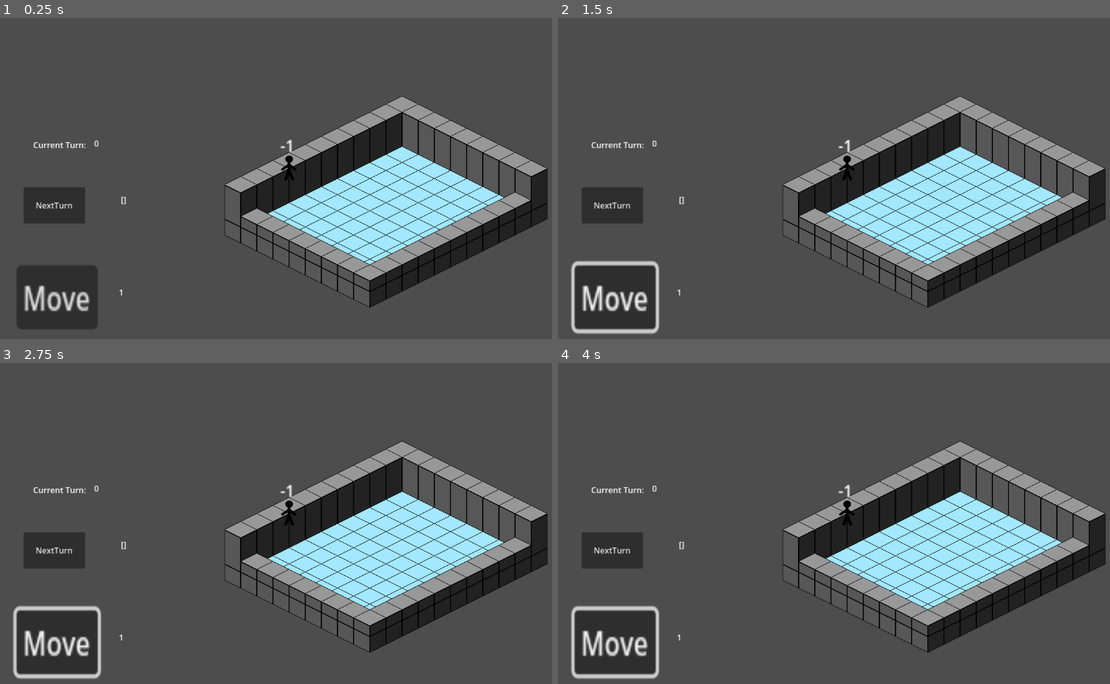
Above: before the commit, frames 1-4 (two rows, left to right).
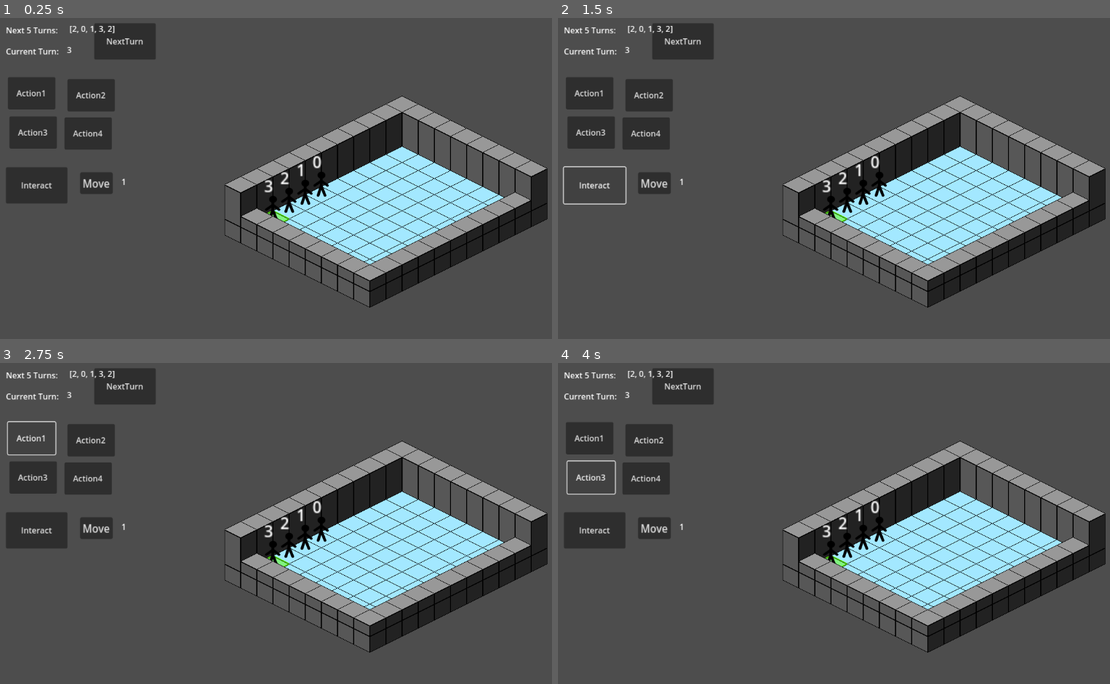
Above: after the commit, the same moments.

Repository: ScottHo/tactics
Game: Godot game, scene res://level.tscn
Two runs of this game, one before a commit and one after it. Both use one fixed random seed, a clock stepped at 60 frames per second and the inputs below.
Inputs (mouse positions are in pixels of both pictures, inside the frame that each line leads up to):
- Up to frame 1 (0.25 s): no input
- Up to frame 2 (1.5 s): click "Move" at 0.5 s; click (596, 184) at 1.25 s, where only the run after the commit has a clickable "Interact"
- Up to frame 3 (2.75 s): click (33, 436) at 2 s, where only the run after the commit has a clickable "Action1"
- Up to frame 4 (4 s): click (651, 440) at 2.75 s, where only the run after the commit has a clickable "Action2"; click (591, 478) at 3.5 s, where only the run after the commit has a clickable "Action3"

The runs differ from the first frame. In frame 1, 9.9% of the frame differs, in the area x 1-60%, y 1-97%; in frame 2, 9.9%; in frame 3, 9.9%; in frame 4, 10%, in the area x 1-60%, y 1-99%.
Error before the commit: Invalid call. Nonexistent function 'pointToGlobal' in base 'Node2D (MoveService)'. (res://level.gd:34)
Error after the commit: Invalid access to property or key 'button_down' on a base object of type 'null instance'. (res://menu.gd:28)

Commit message:
Refactor menu, add 4 action buttons and an interact button

Diff:
--- a/level.gd
+++ b/level.gd
@@ -3,6 +3,7 @@
 @onready var moveService: MoveService = $MoveService
 @onready var menuService: MenuService = $MenuService
 @onready var turnService: TurnService = $TurnService
+@onready var tileMap: MainTileMap = $TileMap
 @onready var highlightMap: HighlightMap = $HighlightMap
 var current_turn_id: int = -1
 var state: State = State.new()
@@ -31,7 +32,7 @@
     ally1.location = Vector2i(1,0)
     var sprite1 = load("res://character_body_2d.tscn").instantiate()
     add_child(sprite1)
-    sprite1.global_position = moveService.pointToGlobal(ally1.location)
+    sprite1.global_position = tileMap.pointToGlobal(ally1.location)
     ally1.sprite = sprite1
     var id1 = state.addAlly(ally1)
     sprite1.setLabel(str(id1))
@@ -42,7 +43,7 @@
     ally2.location = Vector2i(1,1)
     var sprite2 = load("res://character_body_2d.tscn").instantiate()
     add_child(sprite2)
-    sprite2.global_position = moveService.pointToGlobal(ally2.location)
+    sprite2.global_position = tileMap.pointToGlobal(ally2.location)
     ally2.sprite = sprite2
     var id2 = state.addAlly(ally2)
     sprite2.setLabel(str(id2))
@@ -53,7 +54,7 @@
     ally3.location = Vector2i(1,2)
     var sprite3 = load("res://character_body_2d.tscn").instantiate()
     add_child(sprite3)
-    sprite3.global_position = moveService.pointToGlobal(ally3.location)
+    sprite3.global_position = tileMap.pointToGlobal(ally3.location)
     ally3.sprite = sprite3
     var id3 = state.addAlly(ally3)
     sprite3.setLabel(str(id3))
@@ -64,7 +65,7 @@
     ally4.location = Vector2i(1,3)
     var sprite4  = load("res://character_body_2d.tscn").instantiate()
     add_child(sprite4)
-    sprite4.global_position = moveService.pointToGlobal(ally4.location)
+    sprite4.global_position = tileMap.pointToGlobal(ally4.location)
     ally4.sprite = sprite4
     var id4 = state.addAlly(ally4)
     sprite4.setLabel(str(id4))
--- a/menu.gd
+++ b/menu.gd
@@ -3,39 +3,46 @@
 var _state: State
 signal moveActionInitiate
 signal nextTurnActionInitiate
-@onready var moveButton = $Control/Button
-@onready var label = $Control/Label
+signal interactActionInitiate
+signal action1Initiate
+signal action2Initiate
+signal action3Initiate
+signal action4Initiate
+@onready var moveButton: Button = $Control/MoveButton
+@onready var nextTurnButton: Button = $Control/TurnButton
+@onready var interactButton: Button = $Control/InteractButton
+@onready var action1Button: Button = $Control/ActionTree/Action1Button
+@onready var action2Button: Button = $Control/ActionTree/Action2Button
+@onready var action3Button: Button = $Control/ActionTree/Action3Button
+@onready var action4Button: Button = $Control/ActionTree/Action4Button
+@onready var numMovesLabel: Label = $Control/NumMovesLabel
+@onready var currentTurnLabel: Label = $Control/TurnLabelsContainer/CurrentTurnLabel
+@onready var futureTurnsLabel: Label = $Control/TurnLabelsContainer/FutureTurnsLabel
+
+
 # Called when the node enters the scene tree for the first time.
 func _ready():
-    moveButton.button_down.connect(emitMoveButton)
-    $Control/Button2.button_down.connect(emitNextTurn)
-    pass # Replace with function body.
-
-
-# Called every frame. 'delta' is the elapsed time since the previous frame.
-func _process(delta):
-    pass
+    moveButton.button_down.connect(func(): moveActionInitiate.emit())
+    nextTurnButton.button_down.connect(func(): nextTurnActionInitiate.emit())
+    interactButton.button_down.connect(func(): interactActionInitiate.emit())
+    action1Button.button_down.connect(func(): action1Initiate.emit())
+    action2Button.button_down.connect(func(): action2Initiate.emit())
+    action3Button.button_down.connect(func(): action3Initiate.emit())
+    action4Button.button_down.connect(func(): action4Initiate.emit())
+    return
 
 func setState(state: State):
     _state = state
     return
 
-func emitMoveButton():
-    moveActionInitiate.emit()
-    return
-
-func emitNextTurn():
-    nextTurnActionInitiate.emit()
-    return
-
 func setMoveNum(i: int):
-    label.text = str(i)
+    numMovesLabel.text = str(i)
     return
 
 func showTurns(turns: Array[int]):
-    $Control/Label2.text = str(turns)
+    futureTurnsLabel.text = str(turns)
     return
 
 func showCurrentTurn(turn: int):
-    $Control/Label3.text = str(turn)
+    currentTurnLabel.text = str(turn)
     return
--- a/menu.tscn
+++ b/menu.tscn
@@ -11,52 +11,112 @@
 offset_right = 1152.0
 offset_bottom = 648.0
 
-[node name="Button" type="Button" parent="Control"]
+[node name="MoveButton" type="Button" parent="Control"]
 layout_mode = 0
-offset_left = 35.5113
-offset_top = 494.192
-offset_right = 86.5113
-offset_bottom = 525.192
-scale = Vector2(3.15897, 4.09686)
+offset_left = 162.0
+offset_top = 309.0
+offset_right = 213.0
+offset_bottom = 340.0
+scale = Vector2(1.27043, 1.39487)
 text = "Move"
 
-[node name="Label" type="Label" parent="Control"]
+[node name="TurnButton" type="Button" parent="Control"]
 layout_mode = 0
-offset_left = 238.761
-offset_top = 536.321
-offset_right = 278.761
-offset_bottom = 562.321
-text = "1"
-
-[node name="Button2" type="Button" parent="Control"]
-layout_mode = 0
-offset_left = 49.8903
-offset_top = 338.727
-offset_right = 171.89
-offset_bottom = 410.727
+offset_left = 190.0
+offset_top = 13.0
+offset_right = 312.0
+offset_bottom = 85.0
 text = "NextTurn
 "
 
-[node name="Label2" type="Label" parent="Control"]
+[node name="NumMovesLabel" type="Label" parent="Control"]
 layout_mode = 0
-offset_left = 243.245
-offset_top = 352.139
-offset_right = 283.245
-offset_bottom = 375.139
+offset_left = 244.0
+offset_top = 316.0
+offset_right = 284.0
+offset_bottom = 342.0
 text = "1"
 
-[node name="Label3" type="Label" parent="Control"]
+[node name="InteractButton" type="Button" parent="Control"]
 layout_mode = 0
-offset_left = 189.505
-offset_top = 240.416
-offset_right = 229.505
-offset_bottom = 263.416
+offset_left = 15.0
+offset_top = 299.0
+offset_right = 137.0
+offset_bottom = 371.0
+text = "Interact
+"
+
+[node name="ActionContainer" type="Control" parent="Control"]
+anchors_preset = 0
+offset_left = 19.0
+offset_top = 120.0
+offset_right = 260.0
+offset_bottom = 298.0
+
+[node name="Action1Button" type="Button" parent="Control/ActionContainer"]
+layout_mode = 0
+offset_right = 94.0
+offset_bottom = 64.0
+text = "Action1"
+
+[node name="Action2Button" type="Button" parent="Control/ActionContainer"]
+layout_mode = 0
+offset_left = 118.0
+offset_top = 4.0
+offset_right = 212.0
+offset_bottom = 68.0
+text = "Action2"
+
+[node name="Action3Button" type="Button" parent="Control/ActionContainer"]
+layout_mode = 0
+offset_left = 3.0
+offset_top = 78.0
+offset_right = 97.0
+offset_bottom = 142.0
+text = "Action3"
+
+[node name="Action4Button" type="Button" parent="Control/ActionContainer"]
+layout_mode = 0
+offset_left = 112.0
+offset_top = 80.0
+offset_right = 206.0
+offset_bottom = 144.0
+text = "Action4"
+
+[node name="TurnLabelsContainer" type="Control" parent="Control"]
+anchors_preset = 0
+offset_right = 40.0
+offset_bottom = 40.0
+
+[node name="FutureTurnsLabel" type="Label" parent="Control/TurnLabelsContainer"]
+layout_mode = 0
+offset_left = 141.0
+offset_top = 12.0
+offset_right = 181.0
+offset_bottom = 38.0
+text = "1"
+
+[node name="CurrentTurnLabel" type="Label" parent="Control/TurnLabelsContainer"]
+layout_mode = 0
+offset_left = 135.505
+offset_top = 54.416
+offset_right = 175.505
+offset_bottom = 80.416
 text = "-1"
 
-[node name="Label4" type="Label" parent="Control"]
+[node name="Label4" type="Label" parent="Control/TurnLabelsContainer"]
 layout_mode = 0
-offset_left = 69.2964
-offset_top = 243.245
-offset_right = 174.296
-offset_bottom = 269.245
+offset_left = 15.2964
+offset_top = 57.245
+offset_right = 120.296
+offset_bottom = 83.245
 text = "Current Turn:"
+
+[node name="Label5" type="Label" parent="Control/TurnLabelsContainer"]
+layout_mode = 0
+offset_left = 15.0
+offset_top = 15.0
+offset_right = 120.0
+offset_bottom = 41.0
+text = "Next 5 Turns:
+"
